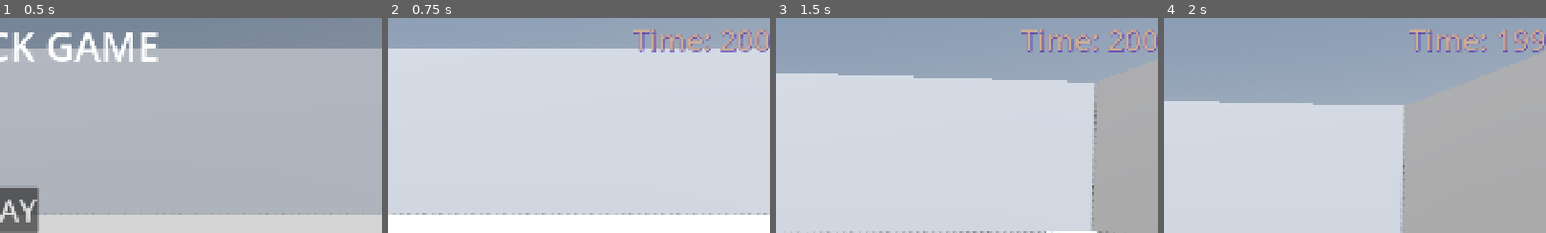
Above: before the commit, frames 1-4 (left to right).
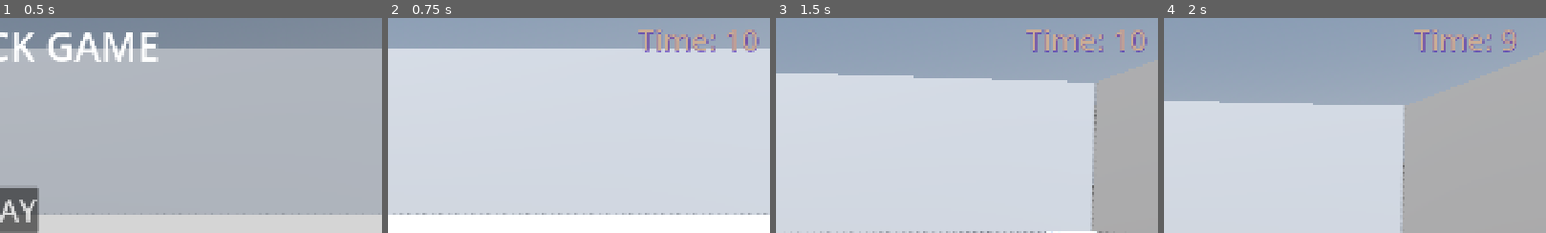
Above: after the commit, the same moments.

Repository: Software-Guardians/Godot-Third-Person-First-Game
Game: Godot game, scene res://main/main-scene.tscn
Same seed, same stepped clock (60 frames per second), same inputs: the game is played once before the commit and once after it.
Inputs (mouse positions are % of the whole screen's width and height, from its top left):
- Up to frame 1 (0.5 s): no input
- Up to frame 2 (0.75 s): click "PLAY" at 0.5 s
- Up to frame 3 (1.5 s): move the mouse to (55, 50) at 1.27 s; hold D (walk-right) from 1.28 s (still down); click (55, 50) at 1.35 s
- Up to frame 4 (2 s): keep holding D (walk-right); tap Space (jump) at 1.52 s
The pictures show only the part of the screen within x 50-100%, y 0-50%; the shares and areas given below are measured in that part.

Frame 1 is identical in both runs. In frame 2, 2.4% of the frame differs, in the area x 64-100%, y 5-16%; in frame 3, 2.3%; in frame 4, 2.1%.

Commit message:
Toplara vurulunca kaybolmasını ve top sayısı azalınca tekrar top üretilmesini sağlayan kodlar yazıldı.Bazı hatalar giderildi.

Diff:
--- a/character/character_body_3d.gd
+++ b/character/character_body_3d.gd
@@ -125,4 +125,4 @@
 	direction = direction.normalized()
 	var impulse = direction * kick_strength
 	ball.apply_central_impulse(impulse)
-	GameManager.add_kicked_ball(ball)
+	GameManager.add_kicked_ball(ball,self)
--- a/globals/game_manager.gd
+++ b/globals/game_manager.gd
@@ -1,6 +1,6 @@
 extends Node
 var kicked_ball_number:=0
-var default_Time=200
+var default_Time=10
 var time=5
 
 var last_kicked_ball:RigidBody3D
@@ -11,22 +11,25 @@
 signal game_resumed
 signal ball_remove
 signal ball_kicked
-func add_kicked_ball(removed_ball:RigidBody3D):
+func add_kicked_ball(removed_ball:RigidBody3D,character_scene):
 	kicked_ball_add_one()
 	var kick_timer=Timer.new()
 	kick_timer.wait_time=1.5
 	kick_timer.one_shot=true
 	kick_timer.timeout.connect(func():
 		timer_outed(removed_ball))
+	character_scene.add_child(kick_timer)
 	kick_timer.start()
+	print(str(removed_ball.get("ball_first_position")))
 func kicked_ball_add_one():
 	kicked_ball_number+=1
 	ball_kicked.emit()
 func reset_kicked_ball():
 	kicked_ball_number=0
 func timer_outed(removed_ball):
+
+	last_kicked_ball=removed_ball
 	ball_remove.emit()
-	last_kicked_ball=removed_ball
 func start_game():
 	emit_signal("game_start")
 	time=default_Time
--- a/main/main_scene.gd
+++ b/main/main_scene.gd
@@ -18,33 +18,35 @@
 @export var ball_position_list:=[]
 
 func _ready() -> void:
-	print("başladı")
 	GameManager.game_start.connect(game_started)
 	GameManager.game_paused.connect(is_paused)
 	GameManager.game_stoped.connect(is_stoped)
 	GameManager.ball_remove.connect(ball_remove)
 	GameManager.ball_kicked.connect(add_ball_to_label)
 func game_started():
+	ball_position_list.clear()
 	GameManager.is_game_active=true
 	game_canvas_layer.visible=true
 	menu_canvas_layer.visible=false
+	GameManager.kicked_ball_number=0
 	label_score.text="Kicked Balls: "+ str(GameManager.kicked_ball_number)
 	label_time.text="Time: "+ str(GameManager.default_Time)
 	for ball in balls.get_children():
-		balls.remove_child(ball)
 		ball.queue_free()
 func ball_remove():
+
+	ball_position_list.erase(GameManager.last_kicked_ball.ball_first_position)
 	GameManager.last_kicked_ball.queue_free()
 func add_ball_to_label():
 	label_score.text="Kicked Balls: "+ str(GameManager.kicked_ball_number)
 
 func ball_create():
 	while GameManager.is_game_active:
+		print(str(ball_position_list.size()) )
 		if ball_position_list.size()==10:
 			break
 		var ball_absolute_position:=Vector3(randi_range(-22,22),2,randi_range(-22,22))
 		if ball_position_list.has(ball_absolute_position):
-			print("aynı toptan var")
 			continue
 
 		var ball_approximately_position:={
@@ -57,10 +59,12 @@
 		var control:bool=((character_position.x>=ball_approximately_position["x_down"])and (character_position.x<=ball_approximately_position["x_up"]) and (character_position.z>=ball_approximately_position["z_down"])and (character_position.z<=ball_approximately_position["z_up"]))
 		if not control:
 			var ball_instance=ball.instantiate()
+			ball_instance.ball_first_position=ball_absolute_position
 			balls.add_child(ball_instance)
 			ball_instance.global_position=ball_absolute_position
 
 			ball_position_list.append(ball_absolute_position)
+
 			break
 		else :
 
@@ -89,12 +93,15 @@
 	button_resume.visible=true
 	main_timer.paused=true
 func _on_button_restart_pressed() -> void:
+
 	GameManager.start_game()
 	ball_timer.start()
 	GameManager.is_game_active=true
 	ball_timer.paused=false
 	main_timer.start()
 	main_timer.paused=false
+
+
 func _on_button_resume_pressed() -> void:
 	ball_timer.paused=false
 	GameManager.resume_game()
@@ -124,3 +131,4 @@
 	button_play.visible=false
 	button_resume.visible=false
 	main_timer.paused=true
+	my_window.ball_label.text="TOTAL KICKED BALL: "+str(GameManager.kicked_ball_number)
--- /dev/null
+++ b/objects/ball.gd
@@ -0,0 +1,2 @@
+extends RigidBody3D
+@export var ball_first_position:Vector3
--- a/objects/ball.tscn
+++ b/objects/ball.tscn
@@ -1,4 +1,6 @@
-[gd_scene load_steps=3 format=3 uid="uid://cwunyymlrhccg"]
+[gd_scene load_steps=4 format=3 uid="uid://cwunyymlrhccg"]
+
+[ext_resource type="Script" uid="uid://bdg73lx5g2ib0" path="res://objects/ball.gd" id="1_ct1s3"]
 
 [sub_resource type="SphereMesh" id="SphereMesh_5oij1"]
 
@@ -8,6 +10,7 @@
 collision_layer = 5
 collision_mask = 5
 mass = 0.1
+script = ExtResource("1_ct1s3")
 
 [node name="MeshInstance3D" type="MeshInstance3D" parent="."]
 mesh = SubResource("SphereMesh_5oij1")
--- a/scenes/user-interface/gameOverScene.gd
+++ b/scenes/user-interface/gameOverScene.gd
@@ -1,4 +1,5 @@
 extends Window
+@onready var ball_label: Label = $VBoxContainer/BallLabel
 
 func _ready() -> void:
 	GameManager.game_stoped.connect(game_over)
Not shown, added: objects/ball.gd.uid
